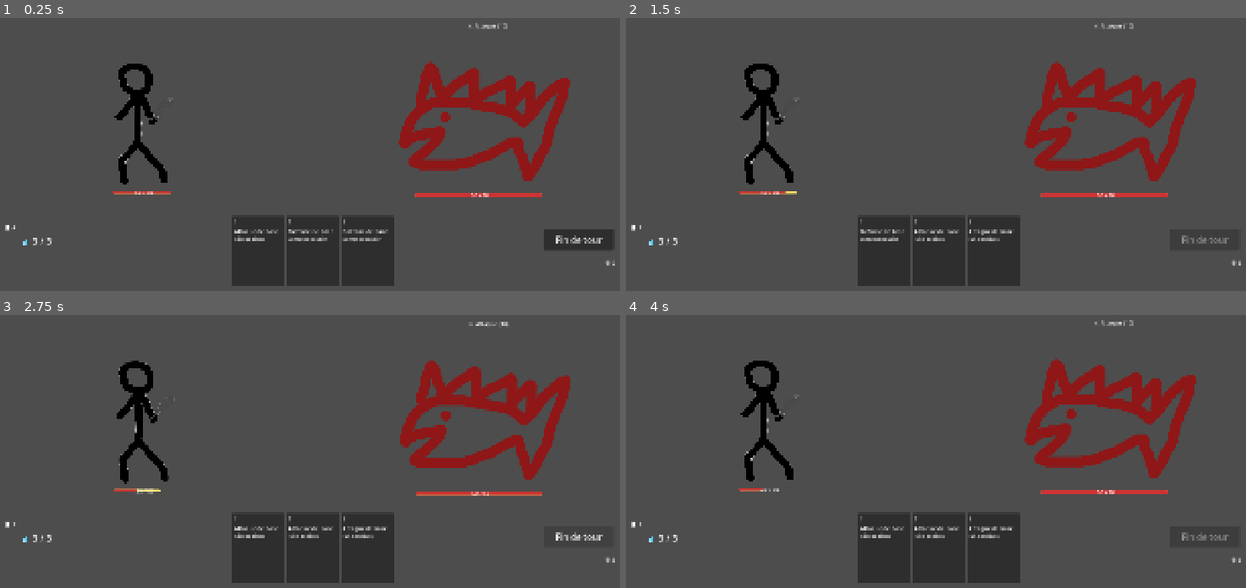
Above: before the commit, frames 1-4 (two rows, left to right).
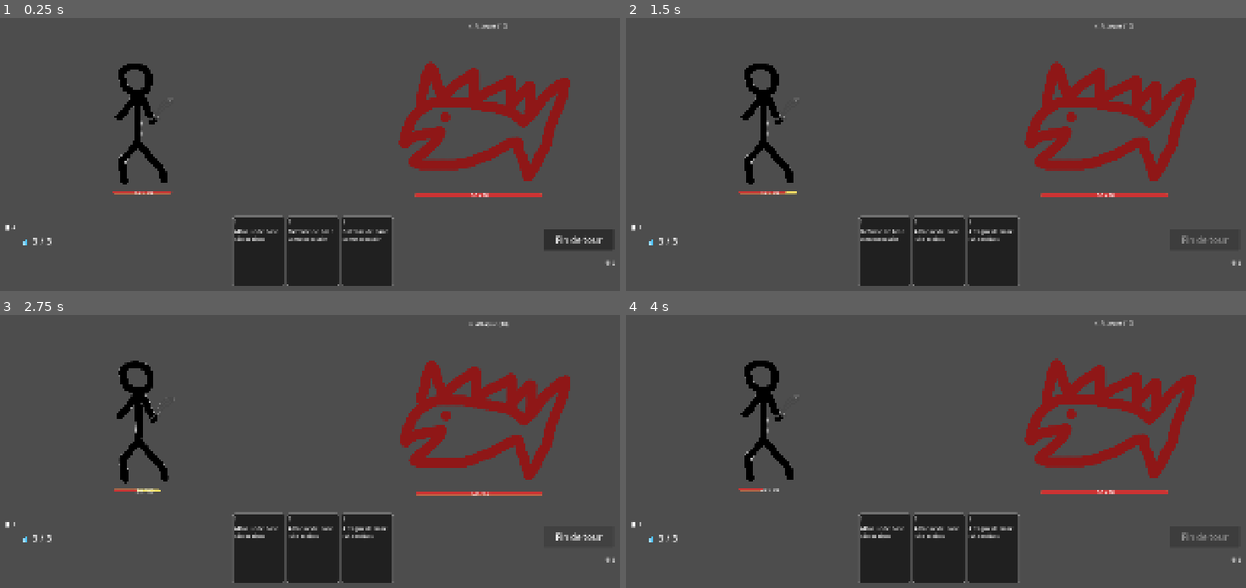
Above: after the commit, the same moments.

Repository: Elehos/jeu_de_bouboules
Game: Godot game, scene res://scenes/combat/combat.tscn
Same seed, same stepped clock (60 frames per second), same inputs: the game is played once before the commit and once after it.
Inputs (mouse positions are in pixels of both pictures, inside the frame that each line leads up to):
- Up to frame 1 (0.25 s): no input
- Up to frame 2 (1.5 s): click "Fin de tour" at 0.5 s; click "Fin de tour" at 1.25 s
- Up to frame 3 (2.75 s): click "Fin de tour" at 2 s
- Up to frame 4 (4 s): drag from (768, 416) to (1109, 418) at 2.77 s; tap Enter at 3.5 s; drag from (1109, 416) to (768, 416) at 3.52 s

The runs differ from the first frame. In frame 1, 0.4% of the frame differs, in the area x 37-64%, y 72-99%; in frame 2, 0.4%; in frame 3, 0.4%; in frame 4, 0.4%.

Commit message:
Interaction fleche card

Diff:
--- a/scenes/cards/Card.tscn
+++ b/scenes/cards/Card.tscn
@@ -1,6 +1,18 @@
 [gd_scene format=3 uid="uid://d0g5hjsgl0b2j"]
 
 [ext_resource type="Script" uid="uid://1urewgq58c01" path="res://script/cards/Card.gd" id="1_fa4yn"]
+
+[sub_resource type="StyleBoxFlat" id="StyleBoxFlat_h2sm1"]
+bg_color = Color(0.12591082, 0.12591085, 0.12591076, 1)
+border_width_left = 2
+border_width_top = 2
+border_width_right = 2
+border_width_bottom = 2
+border_color = Color(0.5132329, 0.51323295, 0.51323265, 1)
+corner_radius_top_left = 8
+corner_radius_top_right = 8
+corner_radius_bottom_right = 8
+corner_radius_bottom_left = 8
 
 [sub_resource type="LabelSettings" id="LabelSettings_74i71"]
 
@@ -22,6 +34,7 @@
 anchor_bottom = 1.0
 grow_horizontal = 2
 grow_vertical = 2
+theme_override_styles/panel = SubResource("StyleBoxFlat_h2sm1")
 
 [node name="VBoxContainer" type="VBoxContainer" parent="Panel" unique_id=1761455084]
 layout_mode = 0
--- a/scenes/combat/combat.tscn
+++ b/scenes/combat/combat.tscn
@@ -13,6 +13,7 @@
 [ext_resource type="Resource" uid="uid://bomdgafd46m8f" path="res://ressoucesCards/defenseCard.tres" id="9_gwckk"]
 [ext_resource type="Resource" uid="uid://64tt2oeikj55" path="res://ressoucesCards/superAttackCard.tres" id="10_mrrmw"]
 [ext_resource type="PackedScene" uid="uid://cuugmemifju2l" path="res://scenes/ui/card_list_popup.tscn" id="13_mrrmw"]
+[ext_resource type="Script" uid="uid://bwvt5v7lpu8jv" path="res://script/combat/TargetingArrow.gd" id="14_h2sm1"]
 
 [sub_resource type="StyleBoxFlat" id="StyleBoxFlat_mrrmw"]
 bg_color = Color(0.7266102, 0.5801185, 0.1586653, 1)
@@ -196,3 +197,6 @@
 mouse_filter = 0
 
 [node name="CardListPopup" parent="UI" unique_id=577641462 instance=ExtResource("13_mrrmw")]
+
+[node name="TargetingArrow" type="Node2D" parent="UI" unique_id=1444779721]
+script = ExtResource("14_h2sm1")
--- a/script/cards/Card.gd
+++ b/script/cards/Card.gd
@@ -11,34 +11,32 @@
 var dragging: bool = false
 var drag_start_mouse: Vector2
 var drag_start_position: Vector2
-
-var normal_min_width: float
-@export var hover_min_width: float = 160.0
+var drag_start_local_position: Vector2
+
 @export var hover_scale: float = 1.15
-var drag_start_local_position: Vector2
-@export var hand_zone: Control
-
-const DRAG_THRESHOLD: float = 250.0
+
+const DRAG_THRESHOLD: float = 200.0
 var interactive: bool = true
+
+enum CardState { IDLE, DRAGGING, AWAITING_TARGET, PLAYED }
+var state: CardState = CardState.IDLE
+
+var hover_shrink_timer: Timer
 
 func _ready() -> void:
 	update_display()
 	panel.gui_input.connect(_on_panel_gui_input)
-	mouse_entered.connect(_on_mouse_entered)
-	mouse_exited.connect(_on_mouse_exited)
-	normal_min_width = custom_minimum_size.x
-	pivot_offset = size / 2
+	panel.mouse_entered.connect(_on_mouse_entered)
+	panel.mouse_exited.connect(_on_mouse_exited)
 	CombatEvents.mana_changed.connect(_on_mana_changed)
 	CombatEvents.targeting_started.connect(_on_targeting_started)
 	CombatEvents.targeting_cancelled.connect(_on_targeting_cancelled)
 	_update_affordability()
 
-func _on_targeting_started(data: CardData) -> void:
-	if CombatEvents.pending_card == self:
-		modulate = Color(1.2, 1.2, 0.6)
-
-func _on_targeting_cancelled() -> void:
-	_update_affordability()
+	hover_shrink_timer = Timer.new()
+	hover_shrink_timer.one_shot = true
+	hover_shrink_timer.wait_time = 0.05
+	add_child(hover_shrink_timer)
 
 func update_display() -> void:
 	if card_data:
@@ -46,73 +44,135 @@
 		cost_label.text = str(card_data.cost)
 		description_label.text = card_data.description
 
-
-# Premier clic : lance le ciblage si nécessaire, sinon joue direct
-func play() -> void:
-	if card_data.requires_target:
-		CombatEvents.request_targeting(self)
+func set_interactive(value: bool) -> void:
+	interactive = value
+	if not interactive:
+		modulate = Color(1, 1, 1, 1)
 	else:
-		confirm_play(null)
-
-# Appelé une fois la cible confirmée (ou immédiatement si pas de cible nécessaire)
+		_update_affordability()
+
+# --- Grossissement / rétrécissement ---
+func _grow() -> void:
+	pivot_offset = Vector2(size.x / 2, size.y)
+	z_index = 1
+	var tween: Tween = create_tween()
+	tween.tween_property(self, "scale", Vector2(hover_scale, hover_scale), 0.15)
+
+func _shrink() -> void:
+	pivot_offset = Vector2(size.x / 2, size.y)
+	var tween: Tween = create_tween()
+	tween.tween_property(self, "scale", Vector2.ONE, 0.15)
+	tween.tween_callback(func(): z_index = 0)
+
+func _on_mouse_entered() -> void:
+	if interactive and state == CardState.IDLE:
+		_grow()
+
+func _on_mouse_exited() -> void:
+	if interactive and state == CardState.IDLE:
+		_shrink()
+
+# --- Ciblage ---
+func _on_targeting_started(_data: CardData) -> void:
+	if CombatEvents.pending_card == self:
+		modulate = Color(1.2, 1.2, 0.6)
+
+func _on_targeting_cancelled() -> void:
+	if state == CardState.AWAITING_TARGET:
+		state = CardState.IDLE
+		_shrink()
+	CombatEvents.targeting_arrow.hide_arrow()
+	_update_affordability()
+
+# --- Jeu de la carte ---
 func confirm_play(target: Character) -> void:
 	if not CombatEvents.try_spend_mana(card_data.cost):
-		return  # pas assez de mana, rien ne se passe
+		state = CardState.IDLE
+		_return_to_hand()
+		_shrink()
+		return
+
+	state = CardState.PLAYED
 	print("Carte jouée : ", card_data.card_name)
 	CombatEvents.card_played.emit(card_data, target)
 	DeckManager.discard_card(card_data)
-	queue_free()
-
-
+	_play_confirmation_animation()
+
+func _play_confirmation_animation() -> void:
+	mouse_filter = Control.MOUSE_FILTER_IGNORE
+
+	var current_global: Vector2 = global_position
+	var ui_layer: Node = get_tree().current_scene.get_node("UI")  # récupéré AVANT de détacher
+	var hand_parent := get_parent()
+
+	if hand_parent:
+		hand_parent.remove_child(self)
+	ui_layer.add_child(self)
+	top_level = true
+	global_position = current_global
+
+	var viewport_size: Vector2 = get_viewport_rect().size
+	var target_position: Vector2 = viewport_size / 2 - (size * hover_scale) / 2
+
+	var tween: Tween = create_tween()
+	tween.tween_property(self, "global_position", target_position, 0.2)
+	tween.parallel().tween_property(self, "scale", Vector2(hover_scale, hover_scale), 0.2)
+	tween.tween_interval(0.6)
+	tween.tween_callback(queue_free)
+
+# --- Interaction souris / glisser-déposer ---
 func _on_panel_gui_input(event: InputEvent) -> void:
 	if not interactive:
 		return
+	if state == CardState.PLAYED:
+		return
 	if CombatEvents.current_mana < card_data.cost:
-		return  # pas assez de mana : aucune interaction possible
+		return
 
 	if event is InputEventMouseButton:
 		if event.pressed and event.button_index == MOUSE_BUTTON_LEFT:
-			drag_start_local_position = position
-			var current_global_pos: Vector2 = global_position
-			top_level = true
-			global_position = current_global_pos
+			state = CardState.DRAGGING
+			_grow()
 			dragging = true
-			drag_start_mouse = get_global_mouse_position()
-			drag_start_position = global_position
+
+			if card_data.requires_target:
+				# Pas de déplacement physique : juste la flèche qui suit la souris
+				CombatEvents.targeting_arrow.show_arrow(self)
+			else:
+				drag_start_local_position = position
+				var current_global_pos: Vector2 = global_position
+				top_level = true
+				global_position = current_global_pos
+				drag_start_mouse = get_global_mouse_position()
+				drag_start_position = global_position
 		elif not event.pressed and event.button_index == MOUSE_BUTTON_LEFT:
 			if dragging:
 				_end_drag()
 
-func set_interactive(value: bool) -> void:
-	interactive = value
-
 func _process(_delta: float) -> void:
-	if dragging:
+	if dragging and not card_data.requires_target:
 		var offset: Vector2 = get_global_mouse_position() - drag_start_mouse
 		global_position = drag_start_position + offset
 
 func _end_drag() -> void:
 	dragging = false
-	var moved_distance: float = global_position.distance_to(drag_start_position)
 
 	if card_data.requires_target:
-		if moved_distance < 10.0:
-			_return_to_hand()
-			CombatEvents.request_targeting(self)
-			return
-
 		var target: Character = _find_target_under_mouse()
+		CombatEvents.targeting_arrow.hide_arrow()
 		if target:
-			_return_to_hand()
 			confirm_play(target)
 		else:
-			_return_to_hand()
+			state = CardState.IDLE
+			_shrink()
 	else:
+		var moved_distance: float = global_position.distance_to(drag_start_position)
 		if _has_dragged_far_enough():
-			_return_to_hand()
 			confirm_play(null)
 		else:
+			state = CardState.IDLE
 			_return_to_hand()
+			_shrink()
 
 func _return_to_hand() -> void:
 	top_level = false
@@ -133,23 +193,17 @@
 			return collider.get_parent()
 	return null
 
-func _on_mouse_entered() -> void:
-	var tween: Tween = create_tween()
-	tween.tween_property(self, "custom_minimum_size:x", hover_min_width, 0.15)
-	tween.parallel().tween_property(self, "scale", Vector2(hover_scale, hover_scale), 0.15)
-
-func _on_mouse_exited() -> void:
-	var tween: Tween = create_tween()
-	tween.tween_property(self, "custom_minimum_size:x", normal_min_width, 0.15)
-	tween.parallel().tween_property(self, "scale", Vector2.ONE, 0.15)
-
-func _update_affordability() -> void:
-	var affordable: bool = CombatEvents.current_mana >= card_data.cost
-	modulate = Color(1, 1, 1, 1) if affordable else Color(0.5, 0.5, 0.5, 0.6)
-
-func _on_mana_changed(_current: int, _max: int) -> void:
-	_update_affordability()
-
 func _has_dragged_far_enough() -> bool:
 	var delta: Vector2 = global_position - drag_start_position
 	return delta.y < -DRAG_THRESHOLD
+
+func _update_affordability() -> void:
+	if not interactive:
+		return
+	if state == CardState.AWAITING_TARGET or state == CardState.PLAYED:
+		return
+	var affordable: bool = CombatEvents.current_mana >= card_data.cost
+	modulate = Color(1, 1, 1, 1) if affordable else Color(0.5, 0.5, 0.5, 0.6)
+
+func _on_mana_changed(_current: int, _max: int) -> void:
+	_update_affordability()
--- a/script/combat/Character.gd
+++ b/script/combat/Character.gd
@@ -119,4 +119,5 @@
 
 func _on_click_area_input_event(viewport, event: InputEvent, shape_idx: int) -> void:
 	if event is InputEventMouseButton and event.pressed and event.button_index == MOUSE_BUTTON_LEFT:
-		CombatEvents.resolve_target(self)
+		if self is Enemy:
+			CombatEvents.resolve_target(self)
--- a/script/combat/CombatEvents.gd
+++ b/script/combat/CombatEvents.gd
@@ -9,6 +9,7 @@
 signal targeting_cancelled
 
 var pending_card: Card = null
+var targeting_arrow: TargetingArrow = null
 
 @export var max_mana: int = 3
 var current_mana: int = max_mana
@@ -34,5 +35,7 @@
 
 func resolve_target(target: Character) -> void:
 	if pending_card:
+		if targeting_arrow:
+			targeting_arrow.hide_arrow()
 		pending_card.confirm_play(target)
 		pending_card = null
--- /dev/null
+++ b/script/combat/TargetingArrow.gd
@@ -0,0 +1,60 @@
+extends Node2D
+class_name TargetingArrow
+
+var active: bool = false
+var source_card: Control = null
+
+const ARROW_COLOR: Color = Color(0.9, 0.15, 0.15)
+const ARROW_WIDTH: float = 5.0
+const CURVE_HEIGHT: float = 100.0
+const ARROW_HEAD_SIZE: float = 18.0
+const SEGMENTS: int = 24
+
+func _ready() -> void:
+	CombatEvents.targeting_arrow = self
+	set_process(true)
+
+func show_arrow(card: Control) -> void:
+	source_card = card
+	active = true
+
+func hide_arrow() -> void:
+	active = false
+	source_card = null
+	queue_redraw()
+
+func _process(_delta: float) -> void:
+	if active:
+		if not is_instance_valid(source_card):
+			hide_arrow()
+			return
+		queue_redraw()
+
+func _draw() -> void:
+	if not active or not is_instance_valid(source_card):
+		return
+
+	var start_point: Vector2 = to_local(source_card.global_position + (source_card.size * source_card.scale) / 2.0)
+	var end_point: Vector2 = to_local(get_global_mouse_position())
+
+	# Point de contrôle pour une courbe douce vers le haut
+	var control_point: Vector2 = (start_point + end_point) / 2.0 + Vector2(0, -CURVE_HEIGHT)
+
+	var points: PackedVector2Array = []
+	for i in range(SEGMENTS + 1):
+		var t: float = float(i) / SEGMENTS
+		var a: Vector2 = start_point.lerp(control_point, t)
+		var b: Vector2 = control_point.lerp(end_point, t)
+		points.append(a.lerp(b, t))
+
+	draw_polyline(points, ARROW_COLOR, ARROW_WIDTH, true)
+
+	# Pointe de flèche à l'extrémité
+	var tip: Vector2 = points[points.size() - 1]
+	var direction: Vector2 = (tip - points[points.size() - 2]).normalized()
+	var perpendicular: Vector2 = Vector2(-direction.y, direction.x)
+
+	var left: Vector2 = tip - direction * ARROW_HEAD_SIZE + perpendicular * ARROW_HEAD_SIZE * 0.5
+	var right: Vector2 = tip - direction * ARROW_HEAD_SIZE - perpendicular * ARROW_HEAD_SIZE * 0.5
+
+	draw_polygon(PackedVector2Array([tip, left, right]), PackedColorArray([ARROW_COLOR]))
Not shown, added: script/combat/TargetingArrow.gd.uid
